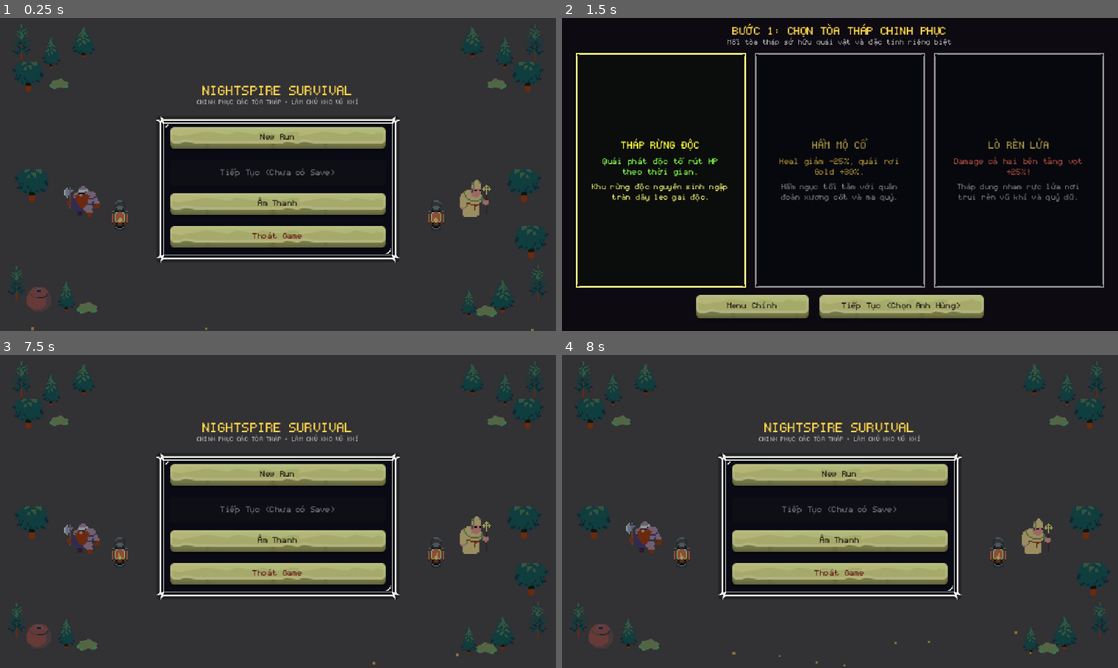
Above: before the commit, frames 1-4 (two rows, left to right).
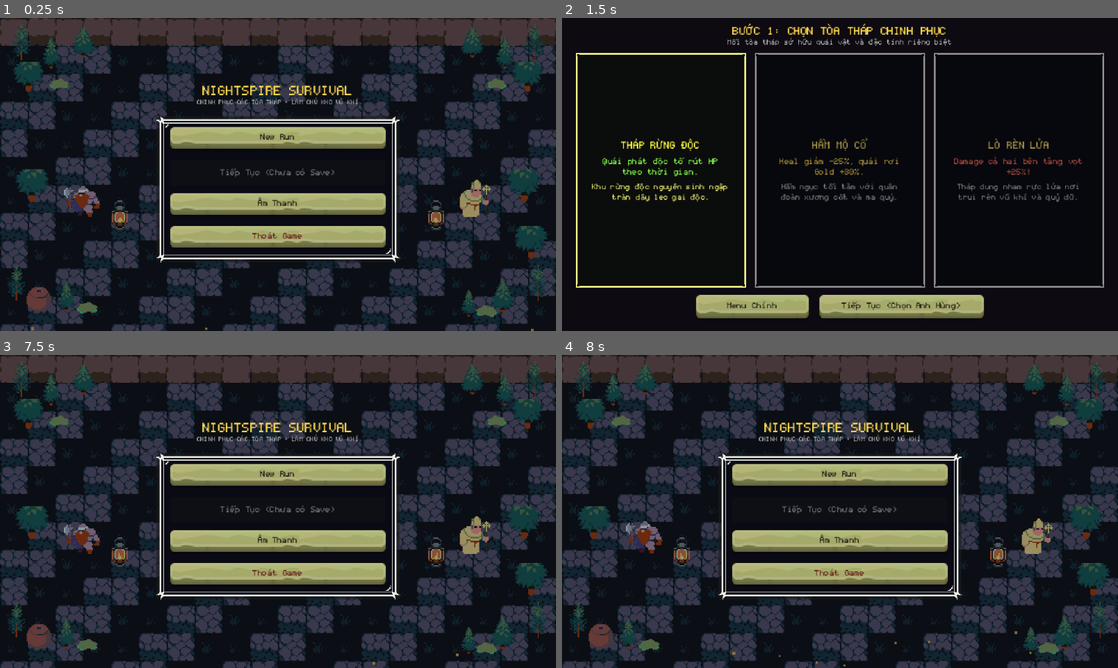
Above: after the commit, the same moments.

Repository: khanh-dinh26/NightSpire-Survival
Game: Godot game, scene res://src/ui/MainMenu.tscn
Two runs of this game, one before a commit and one after it. Both use one fixed random seed, a clock stepped at 60 frames per second and the inputs below. Sound files missing from this copy of the repository are replaced by a short silence.
Inputs (mouse positions are in pixels of both pictures, inside the frame that each line leads up to):
- Up to frame 1 (0.25 s): no input
- Up to frame 2 (1.5 s): click "New Run" at 0.5 s; click (662, 171) at 1.25 s
- Up to frame 3 (7.5 s): click (278, 508) at 2 s; click (455, 508) at 2.75 s; click "Tiếp Tục (Chọn Anh Hùng)" at 3.5 s; click (100, 508) at 4.25 s; click (278, 508) at 5 s; click (455, 508) at 5.75 s; click "Chọn Lại Tháp" at 6.5 s; click "Menu Chính" at 7.25 s
- Up to frame 4 (8 s): no input

The runs differ from the first frame. In frame 1, 46% of the frame differs, in the area x 0-100%, y 0-100%; in frame 2, nothing differs; in frame 3, 46%; in frame 4, 46%.

Commit message:
fix(ui): initialize tileset atlas source and pave visible stone floor in MainMenu

Diff:
--- a/src/ui/MainMenu.gd
+++ b/src/ui/MainMenu.gd
@@ -62,15 +62,28 @@
 
 
 func _setup_background() -> void:
-	# 1. Pave dark dungeon brick floor
-	if floor_layer != null:
+	# 1. Ensure TileSetAtlasSource has all tiles created and pave dungeon floor
+	if floor_layer != null and floor_layer.tile_set != null:
+		var source: TileSetAtlasSource = floor_layer.tile_set.get_source(0) as TileSetAtlasSource
+		if source != null:
+			for tx: int in range(17):
+				for ty: int in range(26):
+					if not source.has_tile(Vector2i(tx, ty)):
+						source.create_tile(Vector2i(tx, ty))
+
+		# Top wall stone row
+		for x: int in range(20):
+			var wall_coord: Vector2i = Vector2i(x % 2, 0)
+			floor_layer.set_cell(Vector2i(x, 0), 0, wall_coord)
+
+		# Dungeon stone masonry floor
 		var floor_coords: Array[Vector2i] = [
-			Vector2i(1, 7), Vector2i(2, 7), Vector2i(3, 7),
-			Vector2i(1, 13), Vector2i(2, 13)
+			Vector2i(0, 1), Vector2i(1, 1),
+			Vector2i(1, 7), Vector2i(2, 7)
 		]
-		for y: int in range(12):
+		for y: int in range(1, 12):
 			for x: int in range(20):
-				var tile_coord: Vector2i = floor_coords[(x * 7 + y * 13) % floor_coords.size()]
+				var tile_coord: Vector2i = floor_coords[(x * 3 + y * 7) % floor_coords.size()]
 				floor_layer.set_cell(Vector2i(x, y), 0, tile_coord)
 
 	# 2. Breathing / bobbing idle animation for rogues
